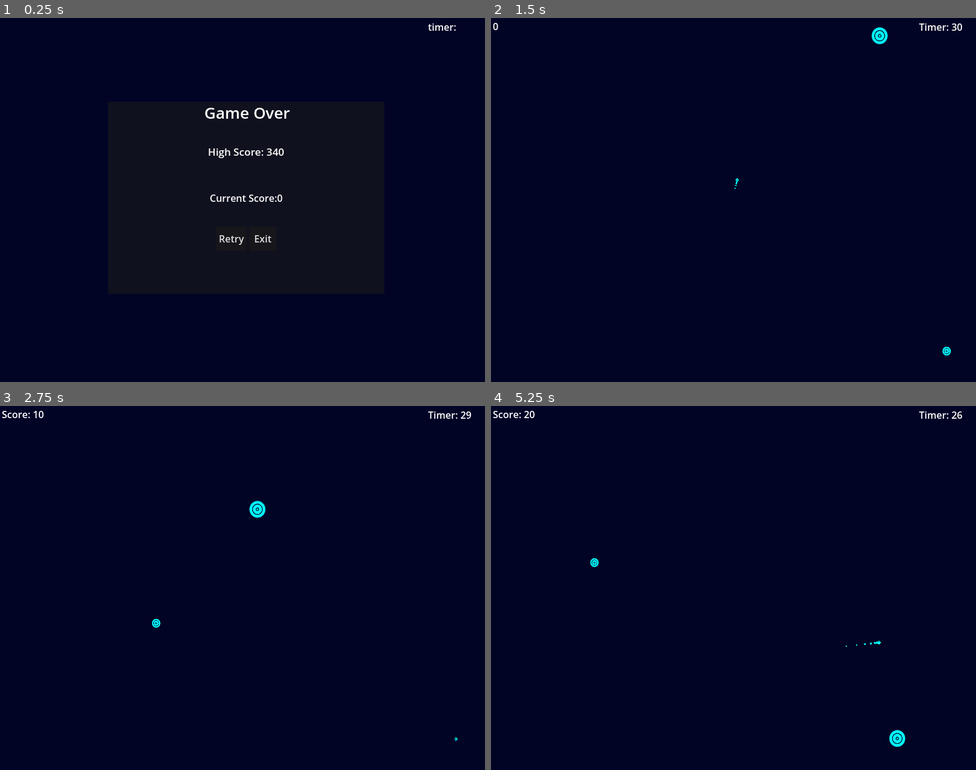
Above: before the commit, frames 1-4 (two rows, left to right).
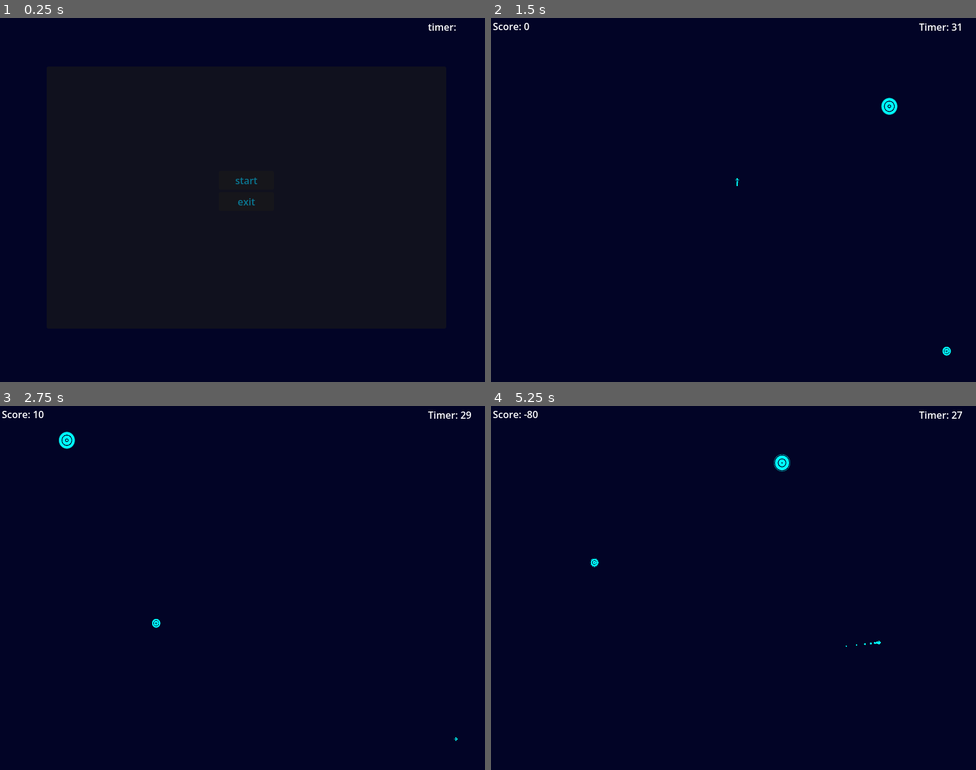
Above: after the commit, the same moments.

Repository: beki-github/speed-click
Game: Godot game, scene res://scenes/game.tscn
The game is run twice, just before and just after one commit, with the same random seed, the same clock (stepped at 60 frames per second) and the same inputs.
Inputs (mouse positions are in pixels of both pictures, inside the frame that each line leads up to):
- Up to frame 1 (0.25 s): no input
- Up to frame 2 (1.5 s): click (723, 236) at 0.5 s, where only the run before the commit has a clickable "Retry"; click (738, 178) at 1.25 s, where only the run after the commit has a clickable "start"
- Up to frame 3 (2.75 s): move the mouse to (455, 737) at 2.02 s
- Up to frame 4 (5.25 s): move the mouse to (646, 624) at 2.77 s; move the mouse to (782, 507) at 3.52 s; move the mouse to (709, 660) at 4.27 s; move the mouse to (879, 642) at 5.02 s

The runs differ from the first frame. In frame 1, 0.7% of the frame differs, in the area x 42-60%, y 24-63%; in frame 2, 0.3%; in frame 3, 0.2%; in frame 4, 0.3%.

Commit message:
version 1.0 final ready to export setup

Diff:
--- a/scripts/game.gd
+++ b/scripts/game.gd
@@ -58,10 +58,6 @@
 
 
 func Game_over_box():
-	#var game_over_tab = game_over.instantiate()
-	#game_over_tab.get_node("Control/Panel/scoresLabel").text += str(score)
-	#game_over_tab.retry_pressed.connect(_on_retry_pressed)
-	#add_child(game_over_tab)
 	var game_over=Game_Over.instantiate()
 	game_over.retry_pressed.connect(_on_retry_pressed)
 	game_over.get_node("highScore").text+=str(340)
@@ -69,15 +65,16 @@
 	add_child(game_over)
 
 func _ready() -> void:
-	#var start_menu_child=start_menu.instantiate()
-	#start_menu_child.start_clicked.connect(on_start_clicked)
-	#add_child(start_menu_child)
-	Game_over_box()
+	var start_menu_child=start_menu.instantiate()
+	start_menu_child.start_clicked.connect(on_start_clicked)
+	add_child(start_menu_child)
+
 
 
 func _physics_process(delta: float) -> void:
 	if game_running:
 		get_node("/root/Game/Camera2D/Timer").text = "Timer: "+str(int($Timer.time_left))
+		get_node("/root/Game/Camera2D/Score").text = "Score: "+str(score)
 		var mouse_pos=get_global_mouse_position()
 		if !tail_array.is_empty():
 			for index in range(0,tail_array.size()):
@@ -93,15 +90,14 @@
 
 
 func on_ball_cleared():
-	score=score-5
 	freeze_time(0.75)
+	score=score-100
 	spawn_ball()
 
 func _on_circle_cleared():
 	if !game_running:
 		return
 	score += 10
-	get_node("/root/Game/Camera2D/Score").text = "Score: "+str(score)
 	spawn_circle()
 
 
